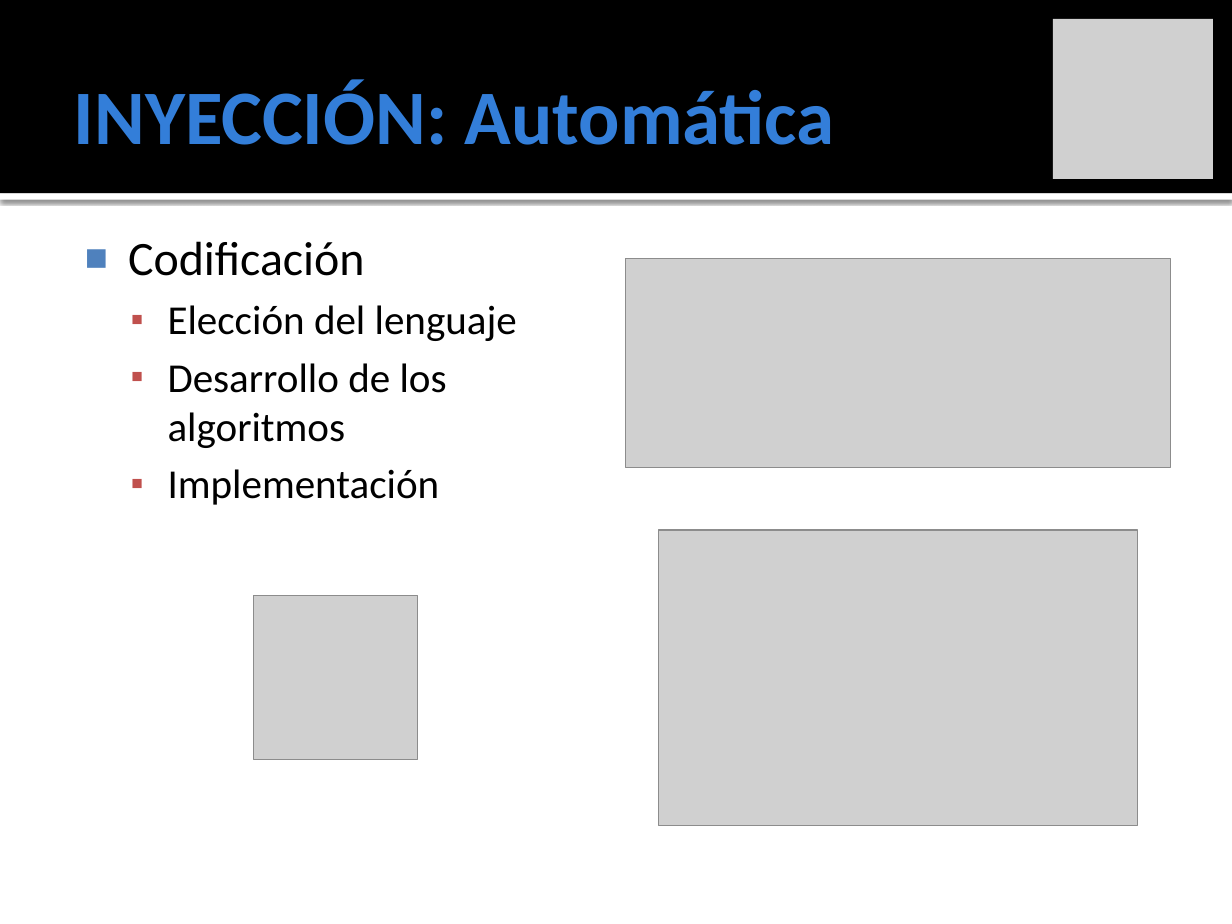
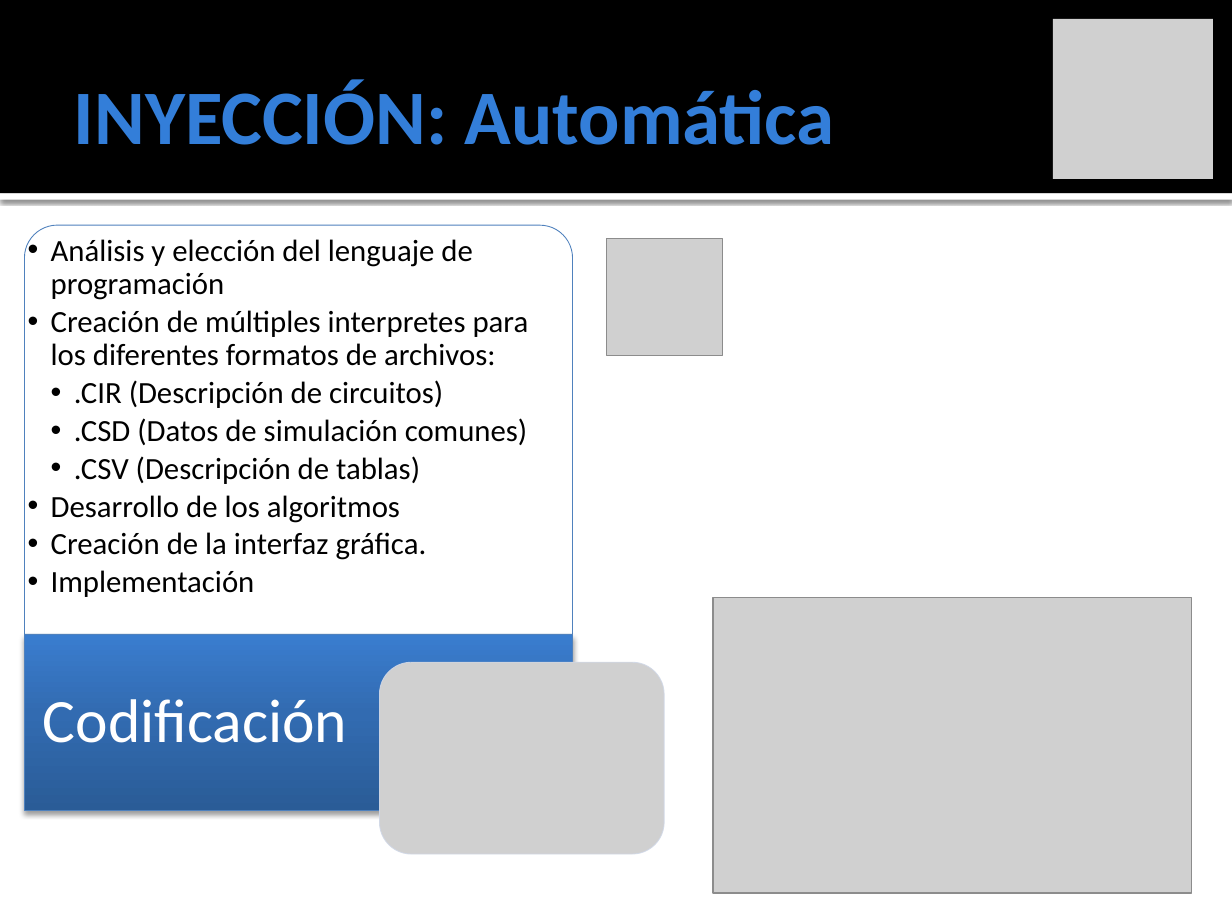
Before and after one commit to ginotkj/fiocs, a slide deck: slide 9 of Documentation/Documentacion/PRESENTACION_FACU.pptx. Drawn at 1232x924 pixels with LibreOffice and Linux fonts; fonts in the diff are those of the drawing; grey boxes stand for pictures. Boxes give left, top, right and bottom in pixels: in the first picture for what was removed or moved away, otherwise in the second. Text is boxed around its words. In the diff, an @@ line names an element or a change of style, - is before the commit and + after.

```diff
--- a/Documentation/Documentacion/PRESENTACION_FACU.pptx
+++ b/Documentation/Documentacion/PRESENTACION_FACU.pptx
@@ picture added at [606,239,722,355] @@
@@ text removed at [128,241,517,505] @@
-■ Codificación
-  ▪ Elección del lenguaje
-  ▪ Desarrollo de los algoritmos
-  ▪ Implementación
@@ picture removed at [626,259,1170,467] @@
@@ picture removed at [254,595,418,759] @@
@@ picture: place and size @@
-picture at [659,530,1138,825]
+picture at [713,598,1193,893]
@@ group added at [25,225,664,855]: 2 texts, 1 round same rect, 1 rectangle, 1 picture @@
+  •• Análisis y elección del lenguaje de programación
+  •• Creación de múltiples interpretes para los diferentes formatos de archivos:
+    •• .CIR (Descripción de circuitos)
+    •• .CSD (Datos de simulación comunes)
+    •• .CSV (Descripción de tablas)
+  •• Desarrollo de los algoritmos
+  •• Creación de la interfaz gráfica.
+  •• Implementación
+Codificación
```
Also in this commit, not shown: 1 other slide changed.
